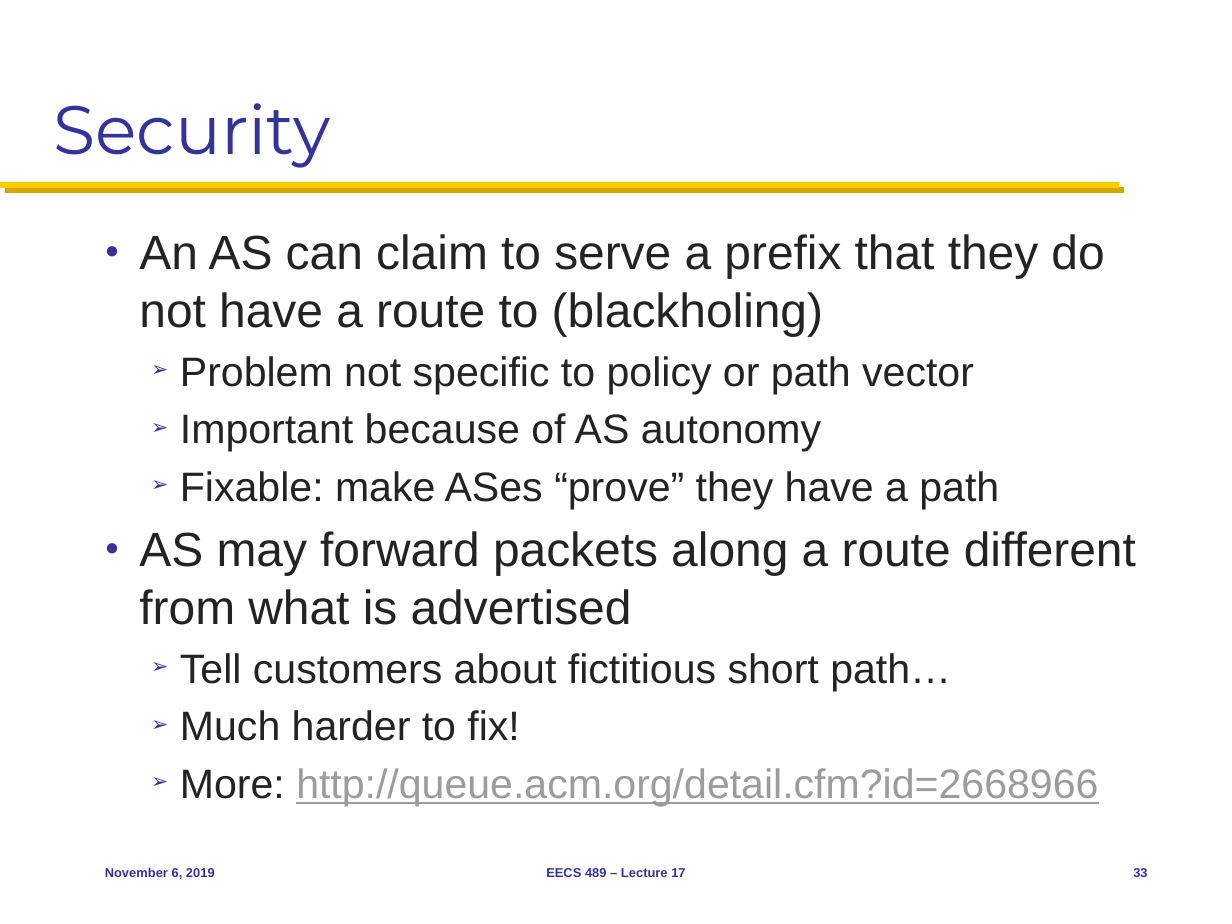
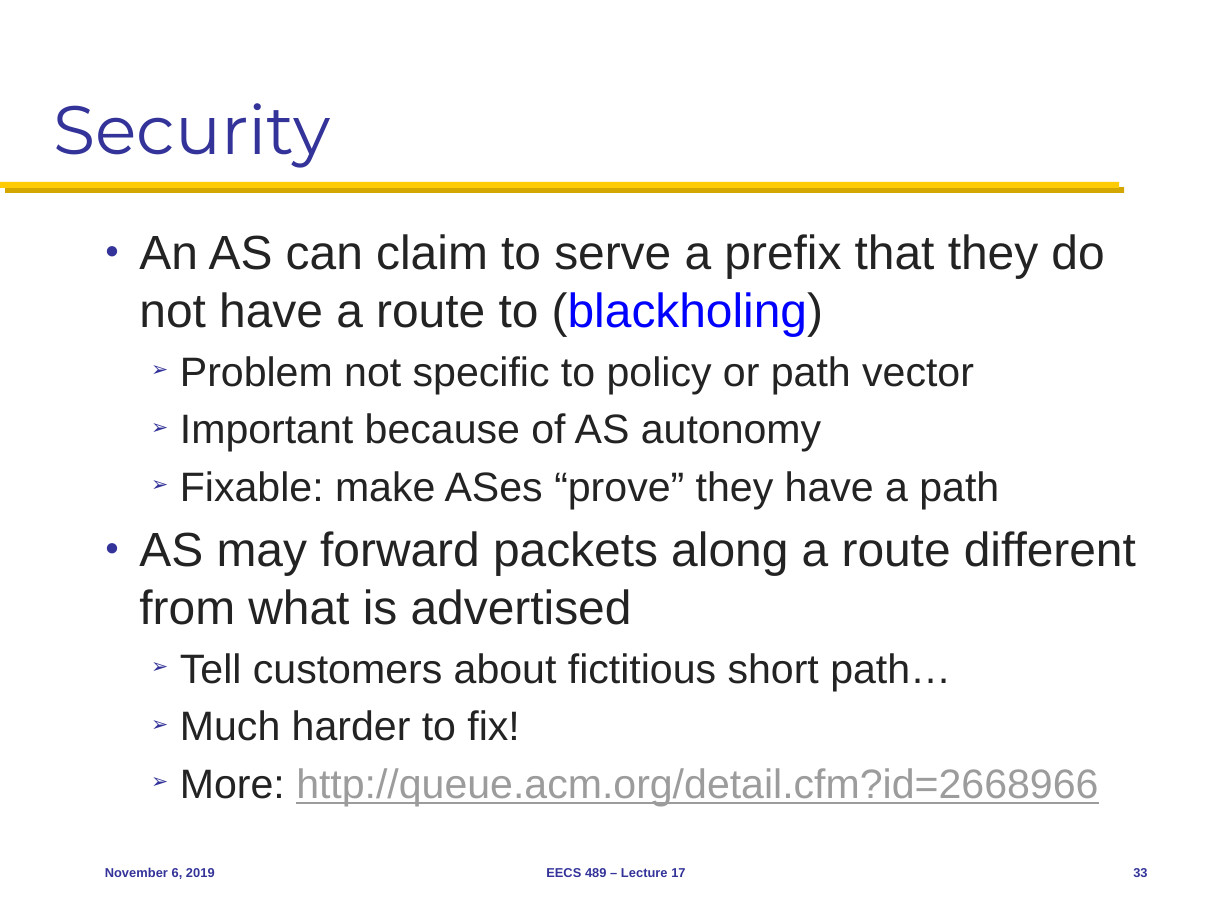
Before and after one commit to mosharaf/eecs489, a slide deck: slide 33 of Slides/110619.pptx. Drawn at 1232x924 pixels with LibreOffice and Linux fonts; fonts in the diff are those of the drawing. Boxes give left, top, right and bottom in pixels: in the first picture for what was removed or moved away, otherwise in the second. Text is boxed around its words. In the diff, an @@ line names an element or a change of style, - is before the commit and + after.

```diff
--- a/Slides/110619.pptx
+++ b/Slides/110619.pptx
@@ text at box(139, 234, 1104, 336): text colour #232323 to #0000FF in "(blackholing)" @@
```
Also in this commit, not shown: 1 other slide changed.
